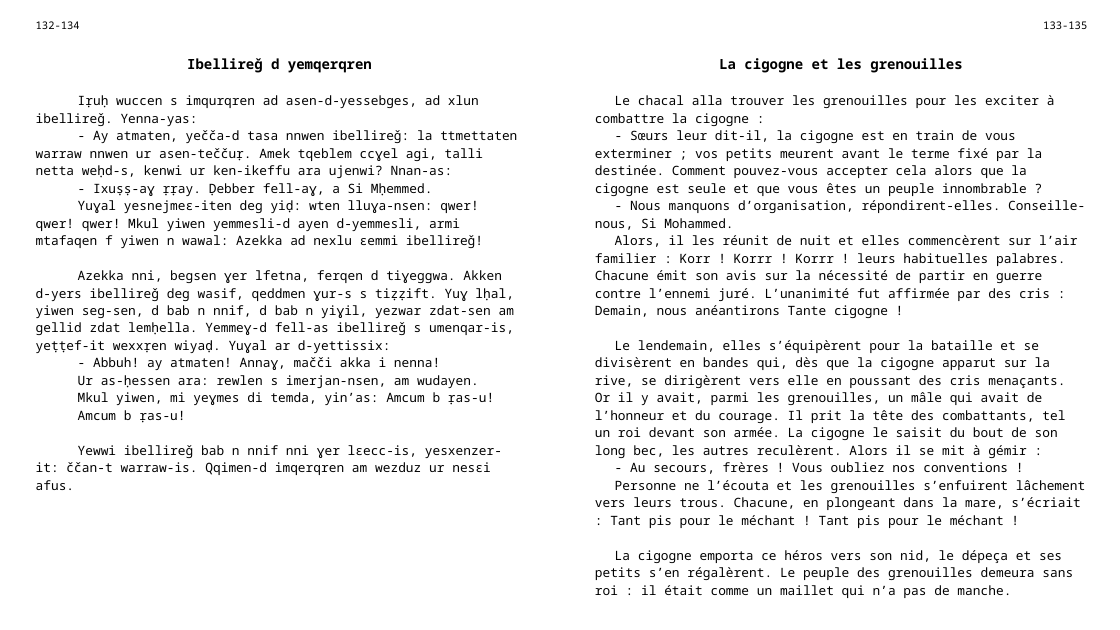
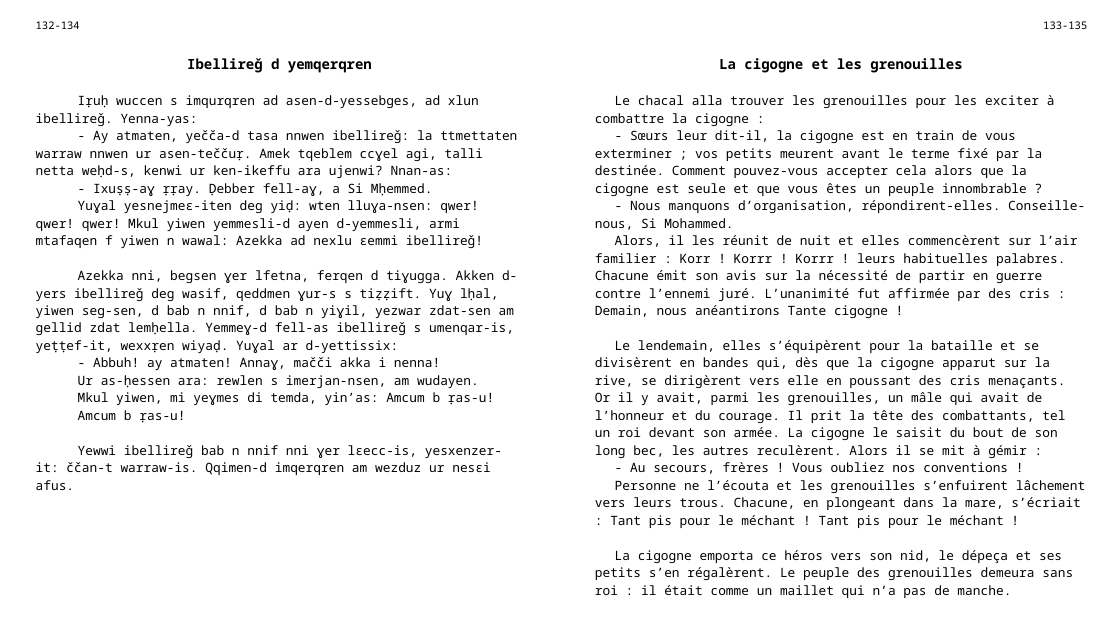
Before and after one commit to sferhah/tamacahut_n_wuccen, a slide deck: slide 51 of Uccen.ConsoleApp/uccen.pptx. Drawn at 1120x630 pixels with LibreOffice and Linux fonts; fonts in the diff are those of the drawing. Boxes give left, top, right and bottom in pixels: in the first picture for what was removed or moved away, otherwise in the second. Text is boxed around its words. In the diff, an @@ line names an element or a change of style, - is before the commit and + after.

```diff
--- a/Uccen.ConsoleApp/uccen.pptx
+++ b/Uccen.ConsoleApp/uccen.pptx
@@ table at [27, 13, 1096, 607] @@
-row 3, column 1: Iṛuḥ wuccen s imqurqren ad asen-d-yessebges, ad xlun ibellireǧ. Yenna-yas: / - Ay atmaten, yečča-d tasa nnwen ibellireǧ: la ttmettaten warraw nnwen ur asen-teččuṛ. Amek tqeblem ccɣel agi, talli netta weḥd-s, kenwi ur ken-ikeffu ara ujenwi? Nnan-as: / - Ixuṣṣ-aɣ ṛṛay. Ḍebber fell-aɣ, a Si Mḥemmed. / Yuɣal yesnejmeɛ-iten deg yiḍ: wten lluɣa-nsen: qwer! qwer! qwer! Mkul yiwen yemmesli-d ayen d-yemmesli, armi mtafaqen f yiwen n wawal: Azekka ad nexlu ɛemmi ibellireǧ! / Azekka nni, begsen ɣer lfetna, ferqen d tiɣeggwa. Akken d-yers ibellireǧ deg wasif, qeddmen ɣur-s s tiẓẓift. Yuɣ lḥal, yiwen seg-sen, d bab n nnif, d bab n yiɣil, yezwar zdat-sen am gellid zdat lemḥella. Yemmeɣ-d fell-as ibellireǧ s umenqar-is, yeṭṭef-it wexxṛen wiyaḍ. Yuɣal ar d-yettissix: / - Abbuh! ay atmaten! Annaɣ, mačči akka i nenna! / Ur as-ḥessen ara: rewlen s imerjan-nsen, am wudayen. / Mkul yiwen, mi yeɣmes di temda, yin’as: Amcum b ṛas-u! / Amcum b ṛas-u! / Yewwi ibellireǧ bab n nnif nni ɣer lɛecc-is, yesxenzer-it: ččan-t warraw-is. Qqimen-d imqerqren am wezduz ur nesɛi afus.
+row 3, column 1: Iṛuḥ wuccen s imqurqren ad asen-d-yessebges, ad xlun ibellireǧ. Yenna-yas: / - Ay atmaten, yečča-d tasa nnwen ibellireǧ: la ttmettaten warraw nnwen ur asen-teččuṛ. Amek tqeblem ccɣel agi, talli netta weḥd-s, kenwi ur ken-ikeffu ara ujenwi? Nnan-as: / - Ixuṣṣ-aɣ ṛṛay. Ḍebber fell-aɣ, a Si Mḥemmed. / Yuɣal yesnejmeɛ-iten deg yiḍ: wten lluɣa-nsen: qwer! qwer! qwer! Mkul yiwen yemmesli-d ayen d-yemmesli, armi mtafaqen f yiwen n wawal: Azekka ad nexlu ɛemmi ibellireǧ! / Azekka nni, begsen ɣer lfetna, ferqen d tiɣugga. Akken d-yers ibellireǧ deg wasif, qeddmen ɣur-s s tiẓẓift. Yuɣ lḥal, yiwen seg-sen, d bab n nnif, d bab n yiɣil, yezwar zdat-sen am gellid zdat lemḥella. Yemmeɣ-d fell-as ibellireǧ s umenqar-is, yeṭṭef-it, wexxṛen wiyaḍ. Yuɣal ar d-yettissix: / - Abbuh! ay atmaten! Annaɣ, mačči akka i nenna! / Ur as-ḥessen ara: rewlen s imerjan-nsen, am wudayen. / Mkul yiwen, mi yeɣmes di temda, yin’as: Amcum b ṛas-u! / Amcum b ṛas-u! / Yewwi ibellireǧ bab n nnif nni ɣer lɛecc-is, yesxenzer-it: ččan-t warraw-is. Qqimen-d imqerqren am wezduz ur nesɛi afus.
```
Also in this commit, not shown: 2 other slides changed, 1 other file.
